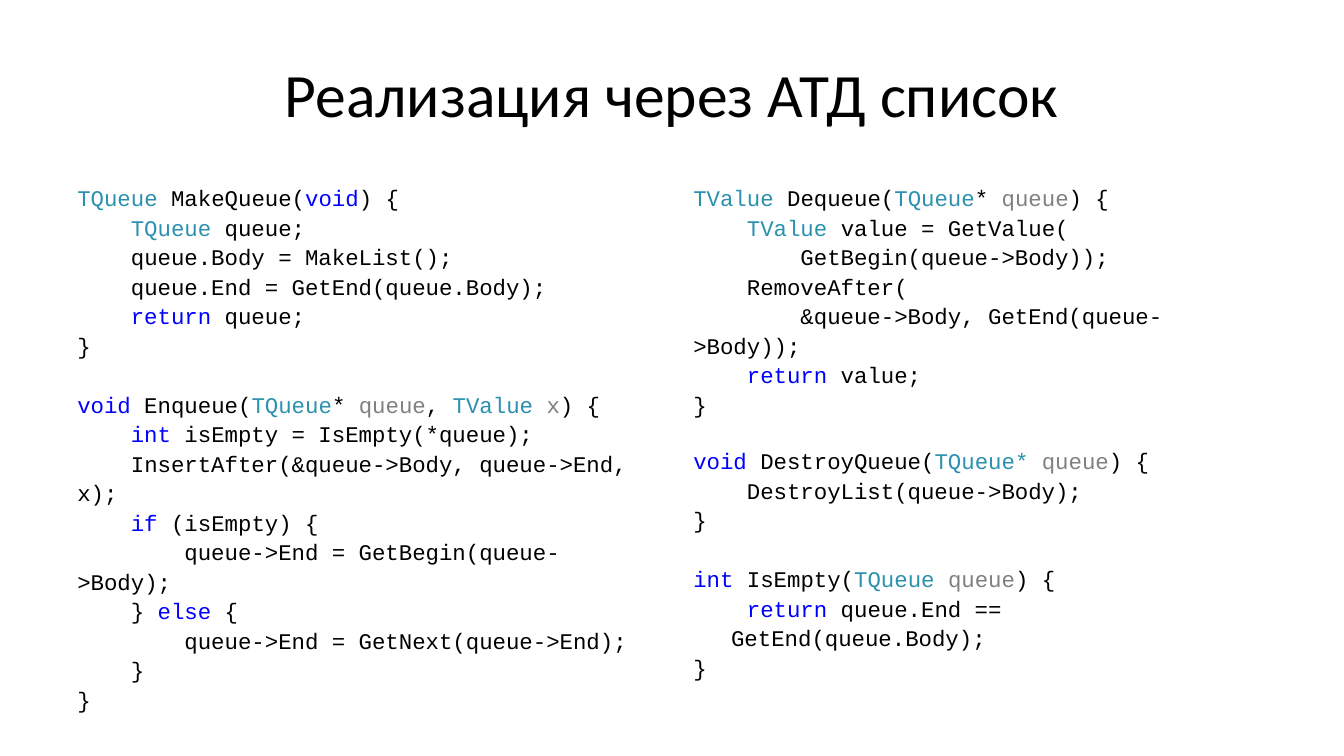
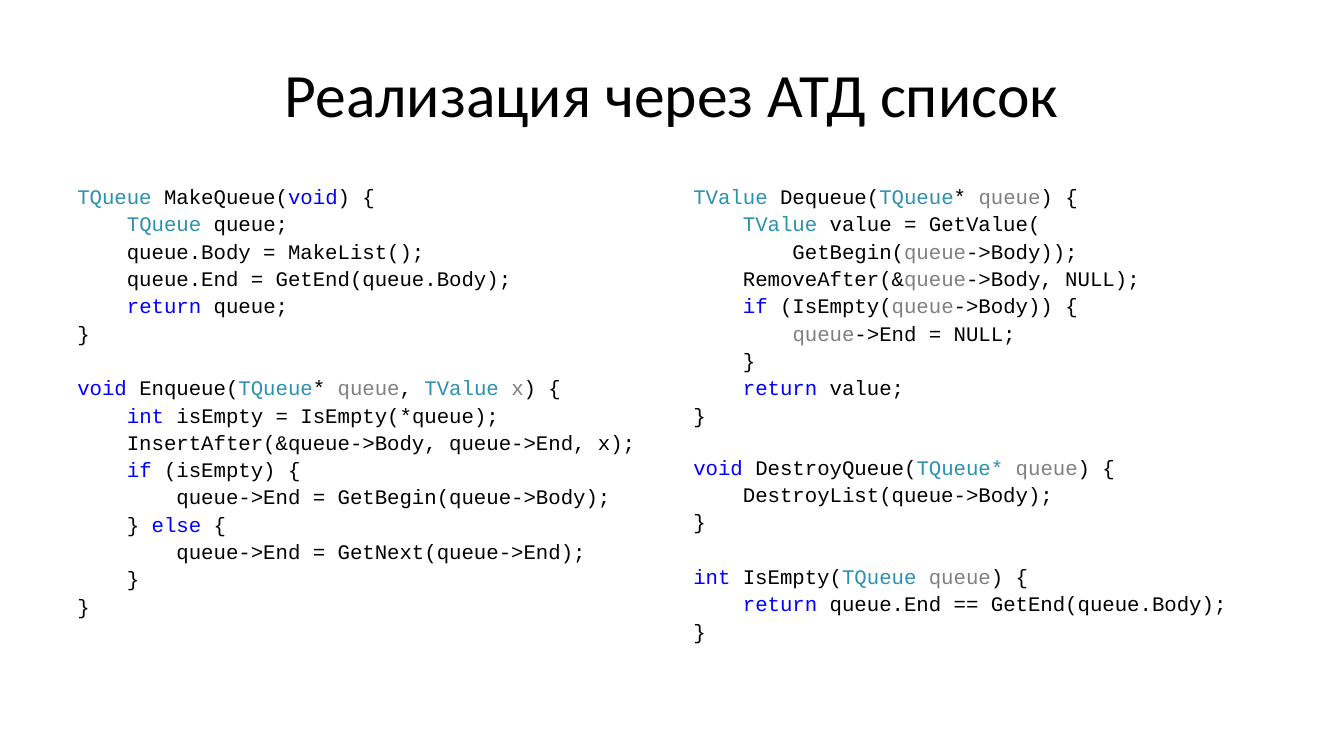
Before and after one commit to Evgueni-Petrov-aka-espetrov/Algorithms-and-Programming-in-C-pptx, a slide deck: slide 15 of 09 Списки (окончание) Графы.pptx. Drawn at 1344x756 pixels with LibreOffice and Linux fonts; fonts in the diff are those of the drawing. Boxes give left, top, right and bottom in pixels: in the first picture for what was removed or moved away, otherwise in the second. Text is boxed around its words. In the diff, an @@ line names an element or a change of style, - is before the commit and + after.

```diff
--- a/09 Списки (окончание) Графы.pptx
+++ b/09 Списки (окончание) Графы.pptx
@@ text "TQueue MakeQueue(void) {" at (77,189,635,564): size 16 to 14.8 pt @@
@@ text at (693,189,1227,616): size 16 to 14.8 pt in "TValue Dequeue(TQueue* queue) {", "TValue value = GetValue(", "GetBegin(queue->Body));", "return value;" and 7 more places; text colour #000000 to #808080 in "GetBegin(queue->Body));" @@
@@ text at (743,271,1139,345): text changed; size 16 to 14.8 pt @@
-RemoveAfter(
-&queue->Body, GetEnd(queue->Body));
+RemoveAfter(&queue->Body, NULL);
+if (IsEmpty(queue->Body)) {
+queue->End = NULL;
+}
```
Also in this commit, not shown: 11 other slides changed.
